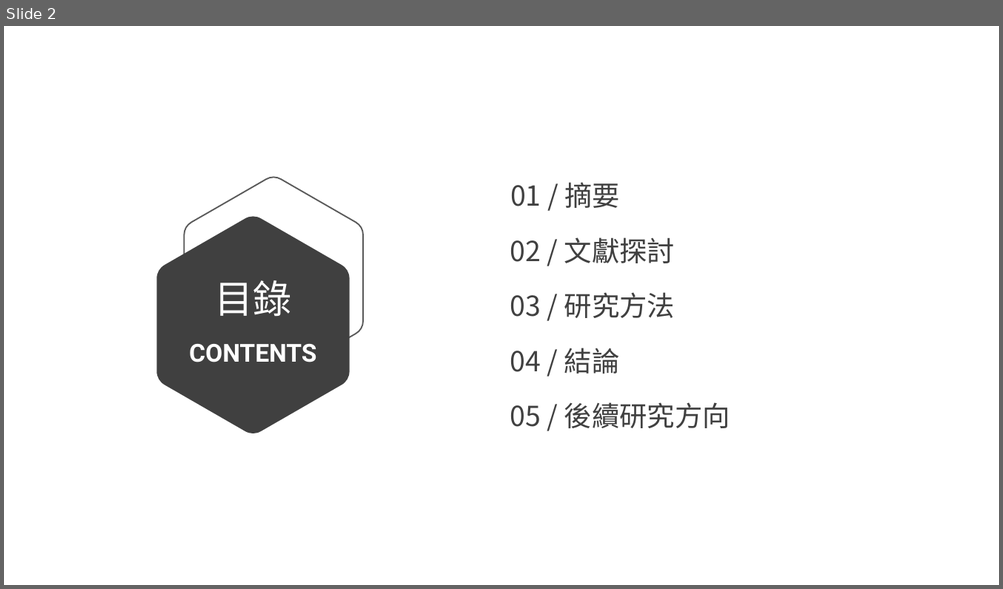
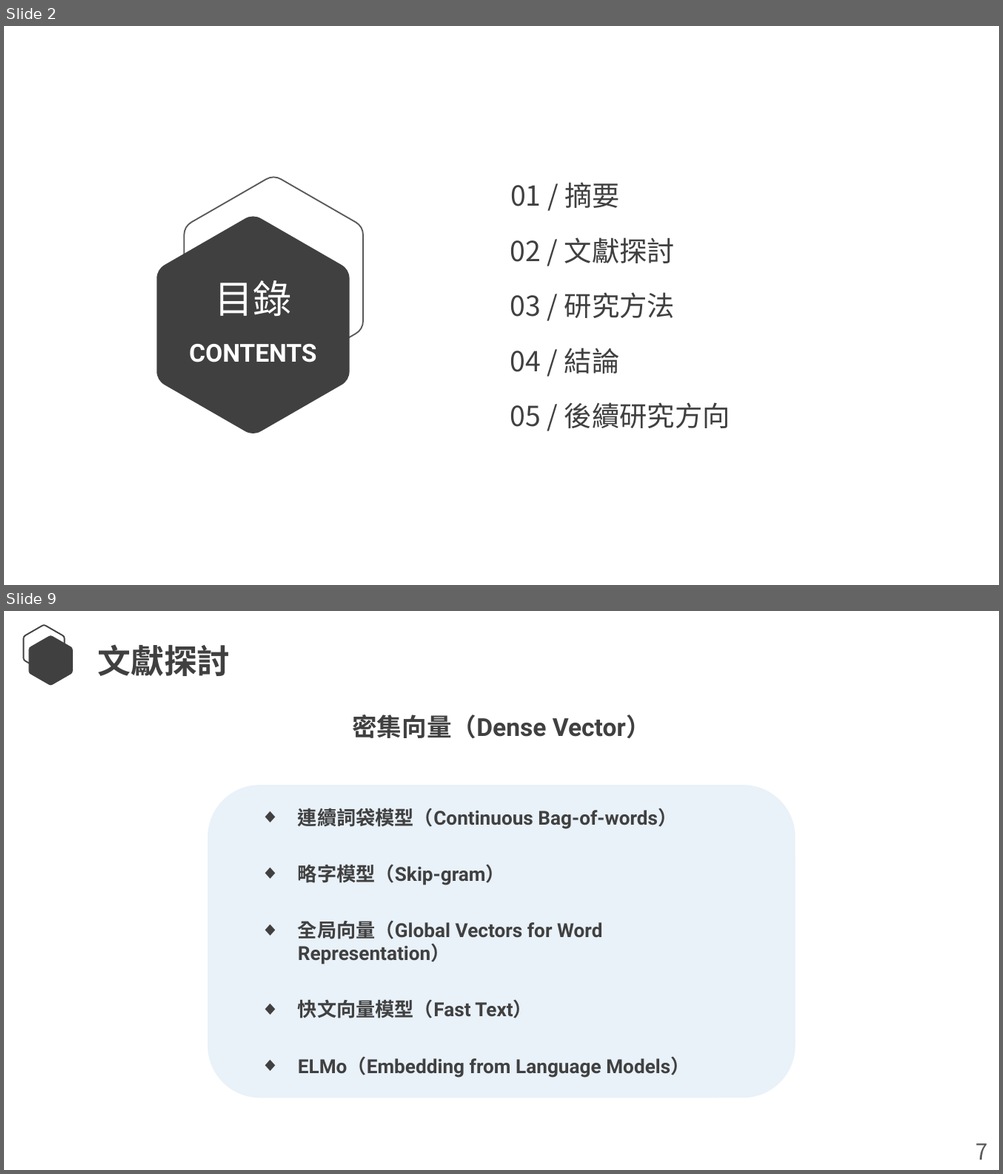
Before and after one commit to Lcwei-0708/lcwei-0708.github.io, a slide deck: data/paper/深度神經網路於中文斷詞之研究/深度神經網路於中文斷詞之研究.pptx. Shown one above the other, each under a label of ours: slide 2 before the commit, slides 2 and 9 after it; the slides between them are not shown. The pictures are 1003x589 and 1003x1174 pixels, drawn with LibreOffice and Linux fonts; fonts in the diff are those of the drawing. Boxes give left, top, right and bottom in pixels: in the first picture for what was removed or moved away, otherwise in the second. Text is boxed around its words. In the diff, an @@ line names an element or a change of style, - is before the commit and + after.

```diff
--- a/data/paper/深度神經網路於中文斷詞之研究/深度神經網路於中文斷詞之研究.pptx
+++ b/data/paper/深度神經網路於中文斷詞之研究/深度神經網路於中文斷詞之研究.pptx
@@ slide 9 added at [4,611,999,1170], background #FFFFFF @@
@@ freeform shape added at [24,625,65,672], outline #404040 1 pt @@
@@ freeform shape added at [29,636,73,686], fill #404040 @@
@@ text added at [97,644,230,676], 24 pt, text #404040, bold @@
+文獻探討
@@ text added at [352,715,651,738], 18 pt, text #404040, bold @@
+密集向量（Dense Vector）
@@ rounded rectangle added at [208,785,796,1099], fill #DEEBF7 at 65% opacity @@
@@ text added at [298,808,690,1078], 14 pt, text #404040, bold @@
+◆ 連續詞袋模型（Continuous Bag-of-words）
+◆ 略字模型（Skip-gram）
+◆ 全局向量（Global Vectors for Word Representation）
+◆ 快文向量模型（Fast Text）
+◆ ELMo（Embedding from Language Models）
@@ text added at [975,1144,987,1160], 16 pt, text #595959 @@
+7
```
Also in this commit, not shown: 2 slides changed, 23 other slides added, 13 slides removed, 1 other file.
